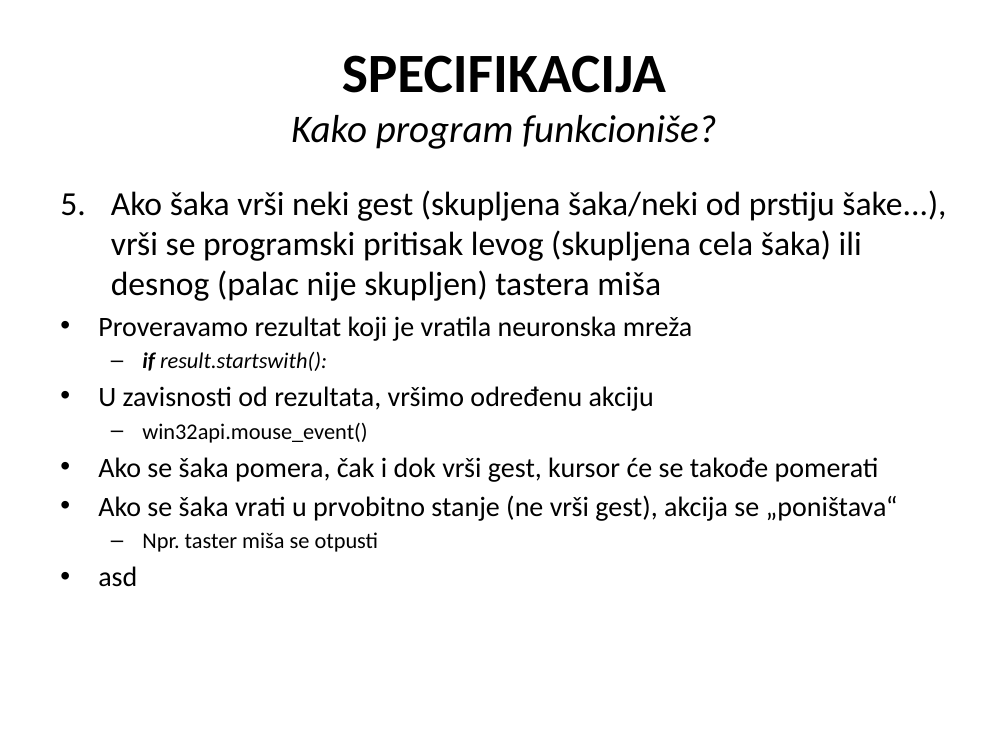
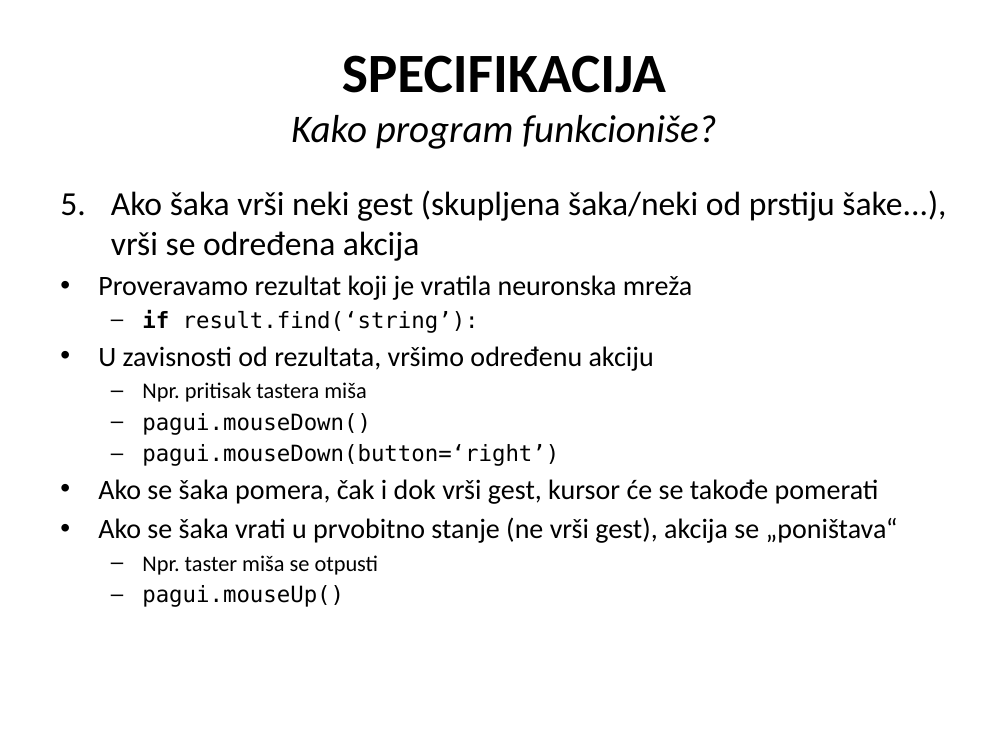
Before and after one commit to cLaki/UseTheForce, a slide deck: slide 13 of Upravljanje računarom na osnovu pokreta snimljenih web kamerom.pptx (slide 8 before the commit). Drawn at 1008x756 pixels with LibreOffice and Linux fonts; fonts in the diff are those of the drawing. Boxes give left, top, right and bottom in pixels: in the first picture for what was removed or moved away, otherwise in the second. Text is boxed around its words. In the diff, an @@ line names an element or a change of style, - is before the commit and + after.

```diff
--- a/Upravljanje računarom na osnovu pokreta snimljenih web kamerom.pptx
+++ b/Upravljanje računarom na osnovu pokreta snimljenih web kamerom.pptx
@@ text at bbox=[111, 190, 946, 261]: text changed @@
-5. Ako šaka vrši neki gest (skupljena šaka/neki od prstiju šake...), vrši se programski pritisak levog (skupljena cela šaka) ili desnog (palac nije skupljen) tastera miša
+5. Ako šaka vrši neki gest (skupljena šaka/neki od prstiju šake...), vrši se određena akcija
@@ text at bbox=[142, 309, 479, 333]: text changed; font Calibri to DejaVu Sans Mono; italic off @@
-  – if result.startswith():
+  – if result.find(‘string’):
@@ text at bbox=[142, 382, 559, 466]: text changed; font Calibri to DejaVu Sans Mono @@
-  – win32api.mouse_event()
+  – Npr. pritisak tastera miša
+  – pagui.mouseDown()
+  – pagui.mouseDown(button=‘right’)
@@ text at bbox=[142, 585, 344, 607]: text changed; size 20 to 16 pt; font Calibri to DejaVu Sans Mono @@
-• asd
+  – pagui.mouseUp()
```
Also in this commit, not shown: 8 other slides changed, 6 slides added, 4 slides removed, 16 other files.
